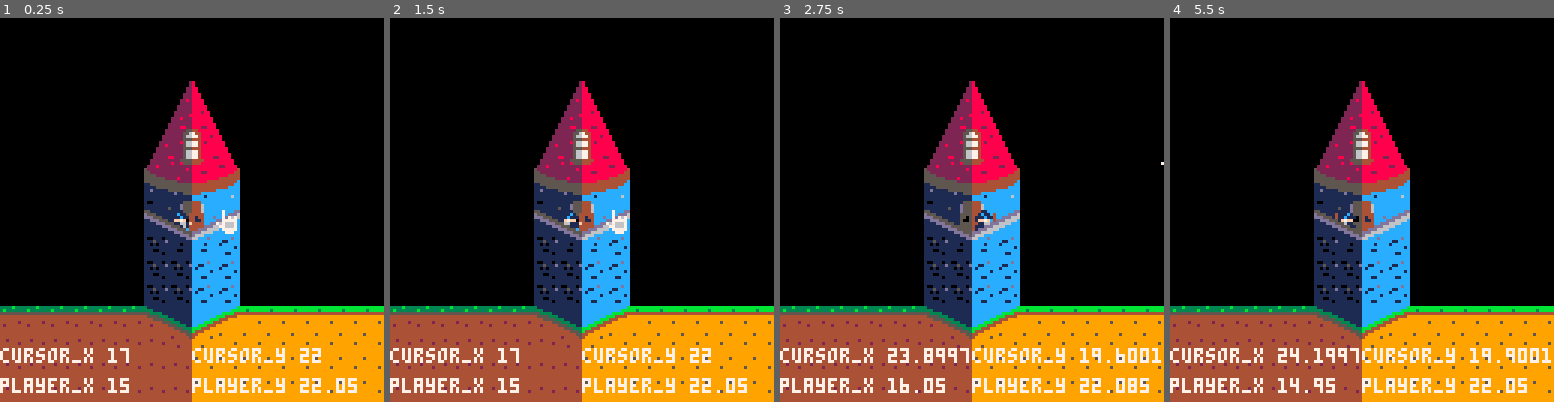
Above: before the commit, frames 1-4 (left to right).
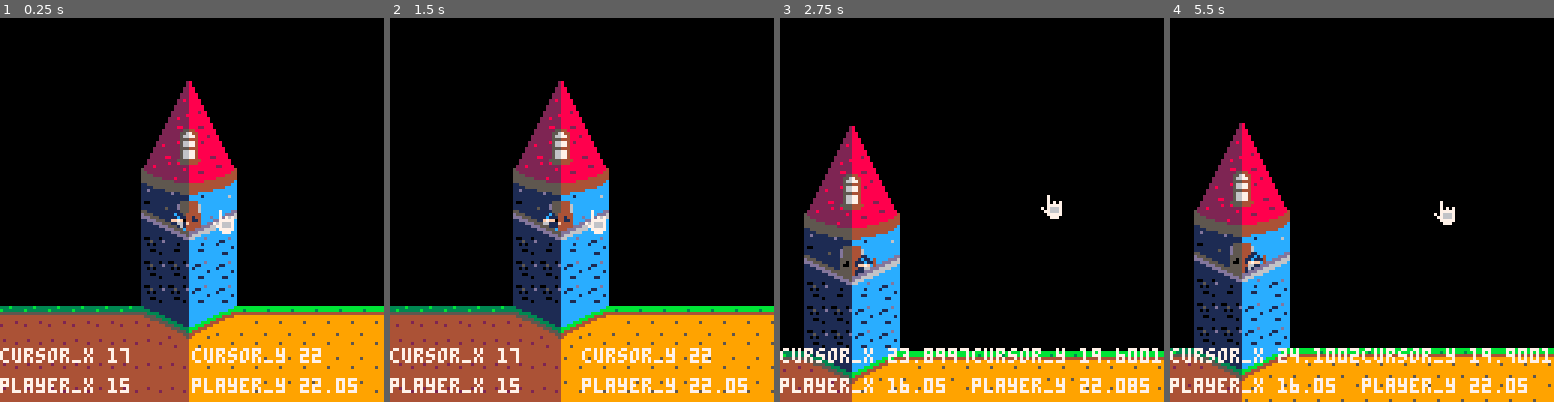
Above: after the commit, the same moments.

Repository: jkingsDigiPen/pico-game
Game: PICO-8 cartridge carts/game0/debug/game0.p8
Two runs of this game, one before a commit and one after it. Both use one fixed random seed, a clock stepped at 60 frames per second and the inputs below.
Inputs:
- Up to frame 1 (0.25 s): no input
- Up to frame 2 (1.5 s): tap X (X key) at 0.33, 1.07 s; tap O (Z key) at 0.7 s
- Up to frame 3 (2.75 s): hold Right 1.6-2.1 s; tap O (Z key) at 1.7, 2.1, 2.5 s; tap X (X key) at 1.85 s; hold Up 2.15-2.42 s; hold Right from 2.47 s (still down)
- Up to frame 4 (5.5 s): tap O (Z key) every 0.4 s from 2.9 to 5.3 s; tap X (X key) at 2.97, 4.08, 5.2 s; release Right at 3.03 s; hold Left 3.08-3.58 s; hold Down 3.63-3.97 s; hold Right 4.02-4.68 s; hold Up 4.73-5.03 s; hold Left from 5.08 s (still down)

The runs differ from the first frame. In frame 1, 5.4% of the frame differs, in the area x 0-100%, y 16-100%; in frame 2, 15%; in frame 3, 36%; in frame 4, 37%.

Commit message:
Camera now follows cursor using lerp, movement of cursor is now limited

Diff:
--- a/carts/game0/debug/game0.p8
+++ b/carts/game0/debug/game0.p8
@@ -220,6 +220,10 @@
 		return vec2:new(self.x, self.y)
 	end
 end
+
+function vec2:lerp(v1, t)
+	return self:plus(v1:minus(self):times(t))
+end
 end
 package._c["collision"]=function()
 -- Filename: collision.lua
@@ -465,11 +469,11 @@
 		accel *= 0.5
 	end
 
-	if input.isHeld(input.keyCodes.left) then
+	if input.isHeld(input.keyCodes.left) and cursor.position.x < player.position.x then
 		player.velocity.x -= accel
 		player.flipX = true
 	end
-	if input.isHeld(input.keyCodes.right) then
+	if input.isHeld(input.keyCodes.right) and cursor.position.x > player.position.x then
 		player.velocity.x += accel
 		player.flipX = false
 	end
@@ -506,6 +510,11 @@
 	end
 end
 
+local xMinOffset = 4
+local xMaxOffset = 4
+local yMinOffset = -4
+local yMaxOffset = 2
+
 function cursorUpdate()
 	-- MOVEMENT
 	-- How fast to pick up speed
@@ -535,18 +544,42 @@
 
 	-- Update!
 	cursor:update()
-end
+
+	-- Clamp position to slightly less than map width
+	cursor.position.x = mid(globals.mapOffsetX + xMinOffset, cursor.position.x,
+		globals.mapOffsetX + globals.mapWidth - xMaxOffset)
+	-- Allow for some breathing room at top of map, less at bottom
+	cursor.position.y = mid(globals.mapOffsetY + yMinOffset, cursor.position.y,
+		globals.mapOffsetY + globals.mapHeight - yMaxOffset)
+end
+
+local playerStartX = 15
+local playerStartY = 22
+local cursorStartX = 17
+local cursorStartY = 22
+local cameraPosition = vec2:new(playerStartX, playerStartY)
 
 function cameraUpdate()
-	--[[cam_x = mid(globals.mapOffsetX * 4, player.position.x * globals.pixelsPerUnit - (0.5) * globals.viewportWidth,
-		(globals.mapWidth + globals.mapOffsetX - 3) * 4)]]--
-  cam_y = mid(globals.mapOffsetY * 4, player.position.y * globals.pixelsPerUnit - (0.5) * globals.viewportWidth,
-		(globals.mapHeight + globals.mapOffsetY - 3) * 4)
-
-	-- fixed camera x
-	cam_x = (globals.mapWidth / 2.0) * globals.pixelsPerUnit - (0.5) * globals.viewportWidth
-
-	camera (cam_x,cam_y)
+	local nudge = 0.01
+
+	-- lerp towards cursor
+	cameraPosition = cameraPosition:lerp(cursor.position, 0.1)
+
+	-- clamp to map
+	local viewportWidthWorldHalf = (globals.viewportWidth / 2) / globals.pixelsPerUnit
+	cameraPosition.x = mid(globals.mapOffsetX + viewportWidthWorldHalf + xMinOffset, cameraPosition.x,
+		globals.mapOffsetX + globals.mapWidth - viewportWidthWorldHalf - xMaxOffset + 1)
+
+	-- allow for some breathing room at top of map
+	cameraPosition.y = mid(globals.mapOffsetY + viewportWidthWorldHalf + yMinOffset, cameraPosition.y,
+		globals.mapOffsetY + globals.mapHeight - viewportWidthWorldHalf - yMaxOffset + 1)
+
+	-- convert to pixel coords
+	cam_x = cameraPosition.x * globals.pixelsPerUnit - 0.5 * globals.viewportWidth
+	cam_y = cameraPosition.y * globals.pixelsPerUnit - 0.5 * globals.viewportWidth
+
+	-- set camera
+	camera (cam_x, cam_y)
 end
 
 -- Initialize
@@ -556,7 +589,7 @@
 	-- make player
 	player = gameObject:new
 	{
-		position = vec2:new(15, 22),
+		position = vec2:new(playerStartX, playerStartY),
 		sprite = 17,
 		bounce = 0,
 		ghostObjects = true,
@@ -566,7 +599,7 @@
 	-- make cursor
 	cursor = gameObject:new
 	{
-		position = vec2:new(17, 22),
+		position = vec2:new(cursorStartX, cursorStartY),
 		sprite = 70,
 		ghostMap = true,
 		ghostObjects = true,
@@ -604,7 +637,7 @@
 
 	-- background color
 	camera(0, 0)
-	rectfill(0,0,127,127,0)
+	rectfill(0, 0, globals.viewportWidth - 1, globals.viewportWidth - 1, 0)
 
 	-- adjust camera to player
 	cameraUpdate()
--- a/carts/game0/game0.lua
+++ b/carts/game0/game0.lua
@@ -18,11 +18,11 @@
 		accel *= 0.5
 	end
 
-	if input.isHeld(input.keyCodes.left) then
+	if input.isHeld(input.keyCodes.left) and cursor.position.x < player.position.x then
 		player.velocity.x -= accel
 		player.flipX = true
 	end
-	if input.isHeld(input.keyCodes.right) then
+	if input.isHeld(input.keyCodes.right) and cursor.position.x > player.position.x then
 		player.velocity.x += accel
 		player.flipX = false
 	end
@@ -59,6 +59,11 @@
 	end
 end
 
+local xMinOffset = 4
+local xMaxOffset = 4
+local yMinOffset = -4
+local yMaxOffset = 2
+
 function cursorUpdate()
 	-- MOVEMENT
 	-- How fast to pick up speed
@@ -88,18 +93,42 @@
 
 	-- Update!
 	cursor:update()
-end
+
+	-- Clamp position to slightly less than map width
+	cursor.position.x = mid(globals.mapOffsetX + xMinOffset, cursor.position.x,
+		globals.mapOffsetX + globals.mapWidth - xMaxOffset)
+	-- Allow for some breathing room at top of map, less at bottom
+	cursor.position.y = mid(globals.mapOffsetY + yMinOffset, cursor.position.y,
+		globals.mapOffsetY + globals.mapHeight - yMaxOffset)
+end
+
+local playerStartX = 15
+local playerStartY = 22
+local cursorStartX = 17
+local cursorStartY = 22
+local cameraPosition = vec2:new(playerStartX, playerStartY)
 
 function cameraUpdate()
-	--[[cam_x = mid(globals.mapOffsetX * 4, player.position.x * globals.pixelsPerUnit - (0.5) * globals.viewportWidth,
-		(globals.mapWidth + globals.mapOffsetX - 3) * 4)]]--
-  cam_y = mid(globals.mapOffsetY * 4, player.position.y * globals.pixelsPerUnit - (0.5) * globals.viewportWidth,
-		(globals.mapHeight + globals.mapOffsetY - 3) * 4)
-
-	-- fixed camera x
-	cam_x = (globals.mapWidth / 2.0) * globals.pixelsPerUnit - (0.5) * globals.viewportWidth
-
-	camera (cam_x,cam_y)
+	local nudge = 0.01
+
+	-- lerp towards cursor
+	cameraPosition = cameraPosition:lerp(cursor.position, 0.1)
+
+	-- clamp to map
+	local viewportWidthWorldHalf = (globals.viewportWidth / 2) / globals.pixelsPerUnit
+	cameraPosition.x = mid(globals.mapOffsetX + viewportWidthWorldHalf + xMinOffset, cameraPosition.x,
+		globals.mapOffsetX + globals.mapWidth - viewportWidthWorldHalf - xMaxOffset + 1)
+
+	-- allow for some breathing room at top of map
+	cameraPosition.y = mid(globals.mapOffsetY + viewportWidthWorldHalf + yMinOffset, cameraPosition.y,
+		globals.mapOffsetY + globals.mapHeight - viewportWidthWorldHalf - yMaxOffset + 1)
+
+	-- convert to pixel coords
+	cam_x = cameraPosition.x * globals.pixelsPerUnit - 0.5 * globals.viewportWidth
+	cam_y = cameraPosition.y * globals.pixelsPerUnit - 0.5 * globals.viewportWidth
+
+	-- set camera
+	camera (cam_x, cam_y)
 end
 
 -- Initialize
@@ -109,7 +138,7 @@
 	-- make player
 	player = gameObject:new
 	{
-		position = vec2:new(15, 22),
+		position = vec2:new(playerStartX, playerStartY),
 		sprite = 17,
 		bounce = 0,
 		ghostObjects = true,
@@ -119,7 +148,7 @@
 	-- make cursor
 	cursor = gameObject:new
 	{
-		position = vec2:new(17, 22),
+		position = vec2:new(cursorStartX, cursorStartY),
 		sprite = 70,
 		ghostMap = true,
 		ghostObjects = true,
@@ -157,7 +186,7 @@
 
 	-- background color
 	camera(0, 0)
-	rectfill(0,0,127,127,0)
+	rectfill(0, 0, globals.viewportWidth - 1, globals.viewportWidth - 1, 0)
 
 	-- adjust camera to player
 	cameraUpdate()
--- a/carts/game0/vec2.lua
+++ b/carts/game0/vec2.lua
@@ -67,3 +67,7 @@
 		return vec2:new(self.x, self.y)
 	end
 end
+
+function vec2:lerp(v1, t)
+	return self:plus(v1:minus(self):times(t))
+end
Not shown, changed: carts/game0/release/game0.js
